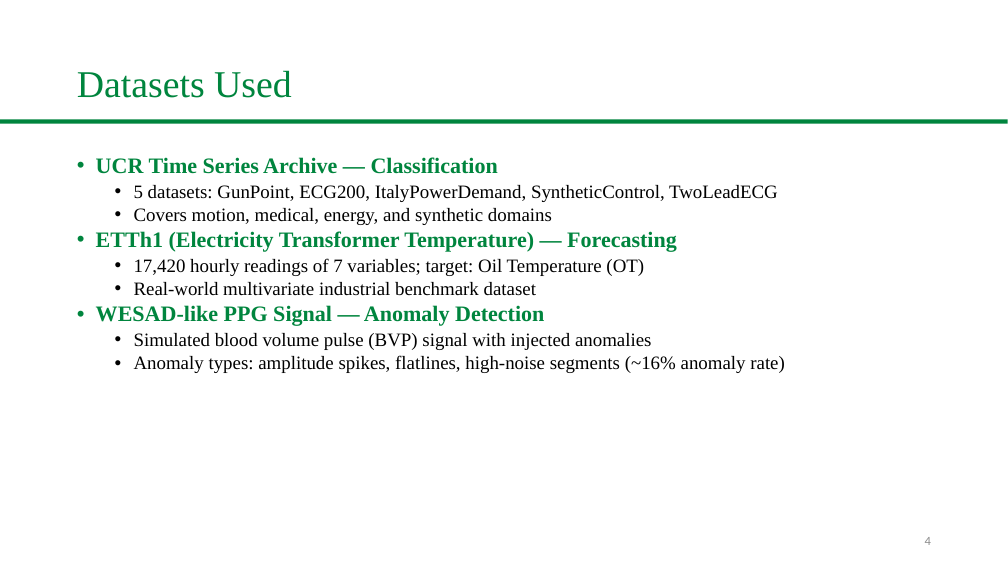
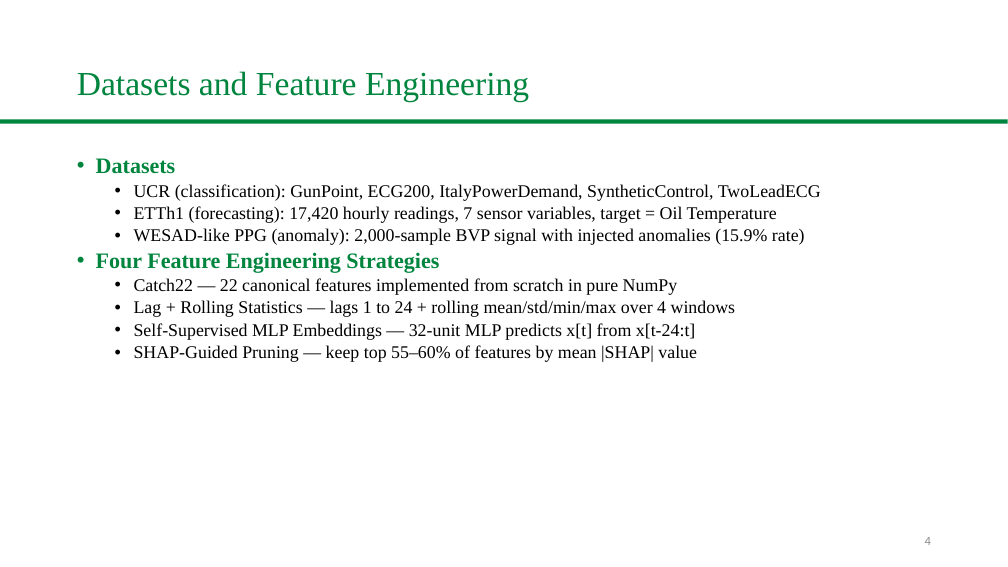
Before and after one commit to Ash-projects-personal/CSCE5222-Group18-FeatureEngineering, a slide deck: slide 4 of slides/Group18_UNT_Presentation.pptx. Drawn at 1008x567 pixels with LibreOffice and Linux fonts; fonts in the diff are those of the drawing; background and template pictures are left out. Boxes give left, top, right and bottom in pixels: in the first picture for what was removed or moved away, otherwise in the second. Text is boxed around its words. In the diff, an @@ line names an element or a change of style, - is before the commit and + after.

```diff
--- a/slides/Group18_UNT_Presentation.pptx
+++ b/slides/Group18_UNT_Presentation.pptx
@@ title at (77, 71, 529, 102): text changed; size 36 to 32 pt @@
-Datasets Used
+Datasets and Feature Engineering
@@ text at (96, 158, 821, 362): text changed; size 18 to 17 pt @@
-• UCR Time Series Archive — Classification
-  • 5 datasets: GunPoint, ECG200, ItalyPowerDemand, SyntheticControl, TwoLeadECG
-  • Covers motion, medical, energy, and synthetic domains
-• ETTh1 (Electricity Transformer Temperature) — Forecasting
-  • 17,420 hourly readings of 7 variables; target: Oil Temperature (OT)
-  • Real-world multivariate industrial benchmark dataset
-• WESAD-like PPG Signal — Anomaly Detection
-  • Simulated blood volume pulse (BVP) signal with injected anomalies
-  • Anomaly types: amplitude spikes, flatlines, high-noise segments (~16% anomaly rate)
+• Datasets
+  • UCR (classification): GunPoint, ECG200, ItalyPowerDemand, SyntheticControl, TwoLeadECG
+  • ETTh1 (forecasting): 17,420 hourly readings, 7 sensor variables, target = Oil Temperature
+  • WESAD-like PPG (anomaly): 2,000-sample BVP signal with injected anomalies (15.9% rate)
+• Four Feature Engineering Strategies
+  • Catch22 — 22 canonical features implemented from scratch in pure NumPy
+  • Lag + Rolling Statistics — lags 1 to 24 + rolling mean/std/min/max over 4 windows
+  • Self-Supervised MLP Embeddings — 32-unit MLP predicts x[t] from x[t-24:t]
+  • SHAP-Guided Pruning — keep top 55–60% of features by mean |SHAP| value
```
Also in this commit, not shown: 10 other slides changed, 4 slides removed, 2 other files.
